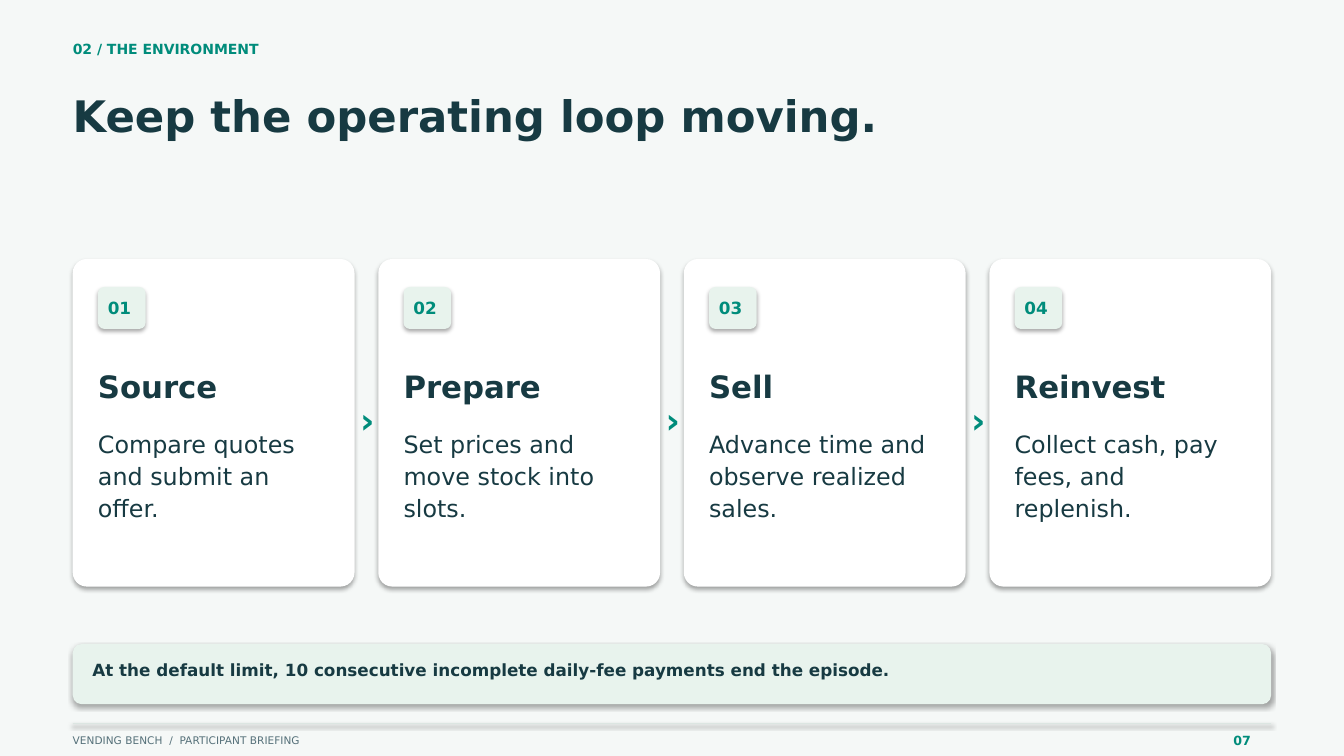
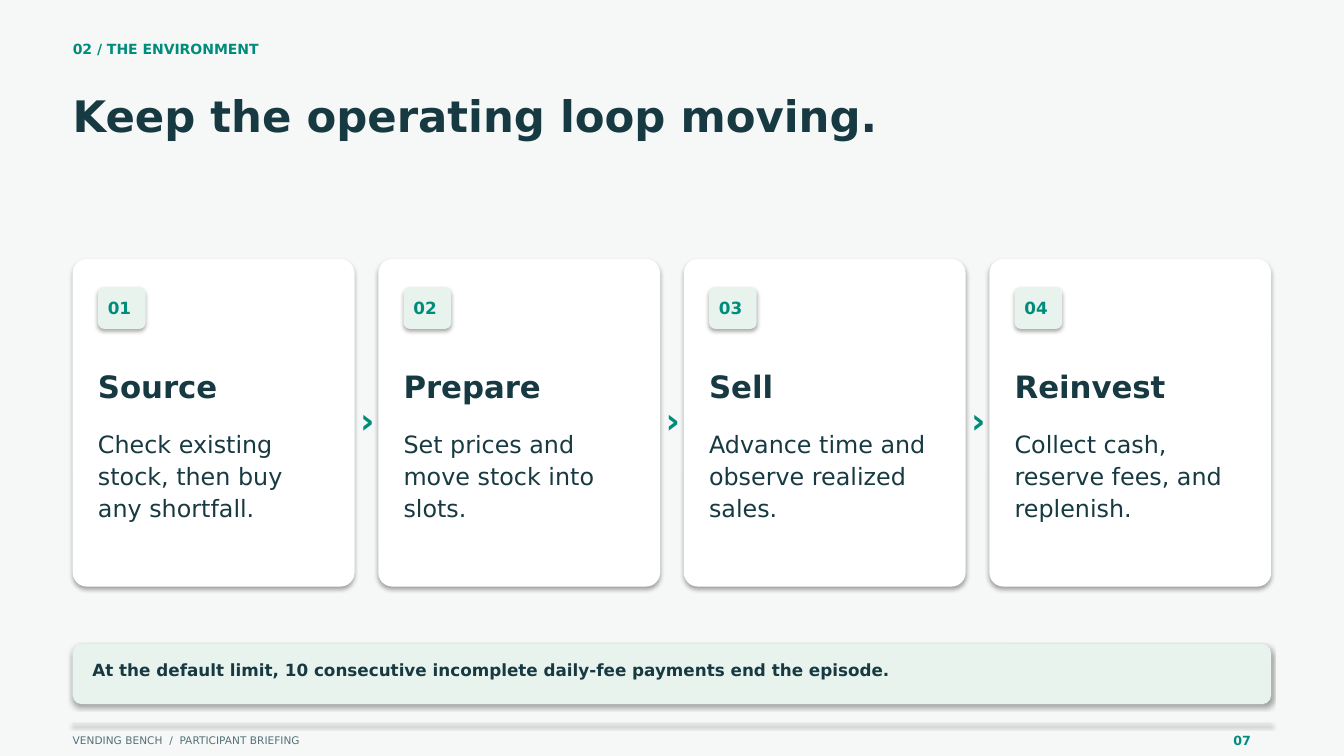
Before and after one commit to adriankhy93/VendingBenchSimplified, a slide deck: slide 7 of presentations/participant-briefing.pptx. Drawn at 1344x756 pixels with LibreOffice and Linux fonts; fonts in the diff are those of the drawing. Boxes give left, top, right and bottom in pixels: in the first picture for what was removed or moved away, otherwise in the second. Text is boxed around its words. In the diff, an @@ line names an element or a change of style, - is before the commit and + after.

```diff
--- a/presentations/participant-briefing.pptx
+++ b/presentations/participant-briefing.pptx
@@ text at (98,435,282,522): text changed @@
-Compare quotes
-and submit an
-offer.
+Check existing
+stock, then buy
+any shortfall.
@@ text at (1015,435,1222,488): text changed @@
-Collect cash, pay
-fees, and
+Collect cash,
+reserve fees, and
```
Also in this commit, not shown: 11 other slides changed, 2 slides added, 2 slides removed, 43 other files.
